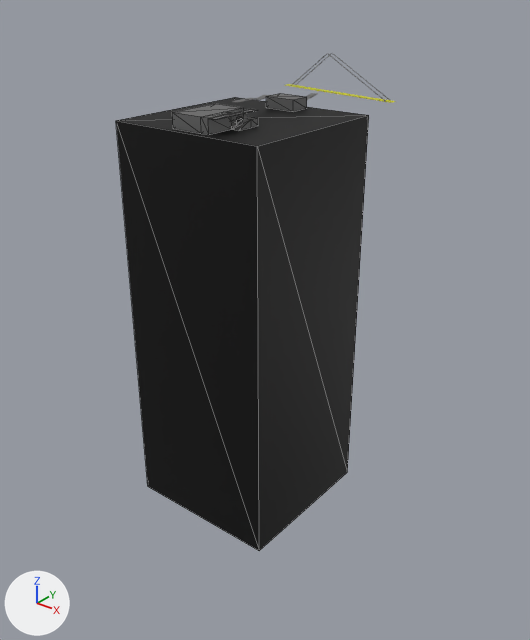
Before and after pictures for a commit that changed the glTF model client/assets/models/basic_map.glb.
Rendered twice from a 50 mm lens placed at (324.0, -383.0, 93.0), pointed at (6.0, 14.0, -154.0). Arrows for +X, +Y and +Z are at lower left; the lights stay in place. The older version comes first. Mesh edges are drawn as thin lines on the coarser meshes. Where no turn or scale is listed for an object, it has been applied to the vertices.
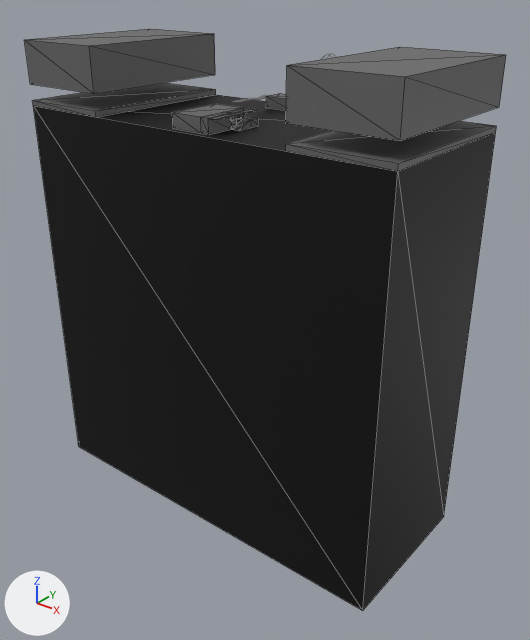
Boxes (x1, y1, x2, y2) around the edits, measured in the pictures (530 x 640 px):
'Cube.001', rescaled (83% wider, 14% taller): before (116, 97, 369, 551); after (33, 95, 496, 611)
'Cube.014', added: after (286, 47, 506, 141)
'Cube.017', added: after (24, 29, 215, 94)
'Cube.013', added: after (286, 121, 496, 171)
'Cube.016', added: after (32, 83, 216, 117)

What changed in the scene script:
```text
Add me_cube_016:
    me_cube_016.from_pydata(...)  # a box spanning x -35.0..35.0, y -60.0..60.0, z -15.0..15.0
    me_cube_016.materials.append(mat_gray)  # dark grey #646464
Add me_cube_013:
    me_cube_013.from_pydata(...)  # a box spanning x -35.0..35.0, y -60.0..60.0, z -2.0..2.0
    me_cube_013.materials.append(mat_gray)  # dark grey #646464
Change ob_cube_001:
    ob_cube_001.scale: (60.0, 60.0, 150.0) -> (150.0, 60.0, 150.0)
Add ob_cube_017:
    ob_cube_017 = bpy.data.objects.new('Cube.017', me_cube_016)
    ob_cube_017.location = (-115.0, 0.0, 30.0)
Add ob_cube_016:
    ob_cube_016 = bpy.data.objects.new('Cube.016', me_cube_013)
    ob_cube_016.location = (-115.0, 0.0, 2.0)
Add ob_cube_014:
    ob_cube_014 = bpy.data.objects.new('Cube.014', me_cube_016.copy())
    ob_cube_014.location = (115.0, 0.0, 30.0)
Add ob_cube_013:
    ob_cube_013 = bpy.data.objects.new('Cube.013', me_cube_013.copy())
    ob_cube_013.location = (115.0, 0.0, 2.0)
```
